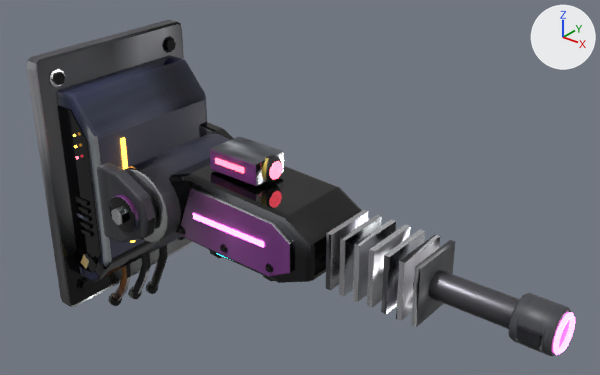
An edit to the glTF model assets/models/wall_gun.glb, drawn before and after from the same camera.
Rendered twice from a camera (50 mm lens) standing at (4.63, -3.6, 3.54) and looking at (1.64, 0.14, 1.22). Arrows for +X, +Y and +Z are at upper right; the lights stay in place. The picture after the commit comes second. Where no turn or scale is listed for an object, it has been applied to the vertices. Vertices at exactly the same position are counted once.

In view in the first picture: 'barrel_mesh', 'body', 'gun_body', 'sensor_pod'.
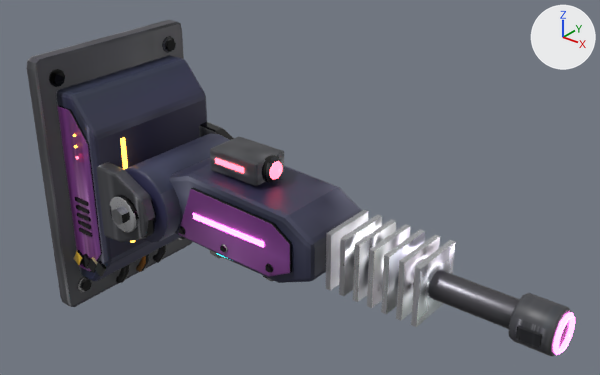
Where the newer file only moved an object's origin or applied its transform, the numbers keep the older frame.

Boxes (x1, y1, x2, y2) around the edits, measured in the pictures (600 x 375 px; the box of a moved part takes in the faces that stretch with it):
'body', reshaped, surface changed
    both: (27, 20, 234, 307)
part 1 of me_cube, moved or reshaped (not visible afterwards)
    before: (108, 293, 122, 306)
part 2 of me_cube, moved or reshaped (not visible afterwards)
    before: (128, 286, 142, 299)
part 3 of me_cube, moved or reshaped (not visible afterwards)
    before: (146, 281, 159, 294)
part 4 of me_cube, moved or reshaped
    before: (112, 245, 168, 302)
    after: (116, 245, 166, 283)
part 5 of me_cube, surface changed
    both: (27, 20, 234, 307)
part 6 of me_cube_025, surface changed (lighter)
    both: (326, 210, 573, 353)
part 7 of me_cylinder_016, surface changed
    both: (124, 133, 362, 283)
part 8 of me_cube_023, surface changed (darker)
    both: (210, 139, 284, 186)

The edits, one by one:
me_cube is used by ob_body; location (0.05, 0.0, 1.0).
me_cube had 1586 vertices, 3000 faces and spanned x -0.07..0.85, y -0.65..0.65, z -1.26..0.95.
me_cube now has 1586 vertices, 3000 faces and spans x -0.05..0.85, y -0.65..0.65, z -0.98..0.95.
me_cube part 1: the loose piece of 16 vertices spanning x -0.05..0.0, y -0.23..-0.13, z -1.18..-1.08 is moved by (0.0, 0.0, 0.19).
me_cube part 2: the loose piece of 16 vertices spanning x -0.05..0.0, y -0.03..0.07, z -1.22..-1.12 is moved by (0.0, 0.0, 0.26).
me_cube part 3: the loose piece of 16 vertices spanning x -0.05..0.0, y 0.15..0.25, z -1.26..-1.16 is moved by (0.0, 0.0, 0.33).
me_cube part 4: 72 of 1586 vertices moved; they spanned x -0.07..0.18, y -0.22..0.23, z -1.24..-0.83 and now span x -0.05..0.16, y -0.21..0.23, z -0.97..-0.79; mean shift (-0.01, 0.0, 0.15); largest move (-0.03, 0.18, -1.24) -> (-0.05, 0.19, -0.91).
me_cube part 5: texture (UV) coordinates of 2992 of 3000 faces, centred in x -0.06..0.85, y -0.65..0.65, z -1.26..0.95, changed; they spanned u 0.15..0.99, v 0.01..0.99 and now span u 0.02..0.99, v 0.01..0.99.
me_cube_025 has 380 vertices, 712 faces and spans x -0.32..1.39, y -0.19..0.19, z -0.19..0.19.
me_cube_025 is used by ob_barrel_mesh; location (2.12, 0.0, 1.0).
me_cube_025 part 6: texture (UV) coordinates of 632 of 712 faces, centred in x -0.32..1.38, y -0.19..0.19, z -0.19..0.19, changed; they spanned u 0.01..0.9, v 0.01..0.94 and now span u 0.01..0.9, v 0.01..0.96.
me_cylinder_016 has 700 vertices, 1308 faces and spans x -0.57..1.06, y -0.08..0.72, z -0.31..0.41.
me_cylinder_016 is used by ob_gun_body; location (1.0, -0.316, 0.88).
me_cylinder_016 part 7: texture (UV) coordinates of 1308 of 1308 faces, centred in x -0.57..1.06, y -0.08..0.72, z -0.31..0.4, changed; they spanned u 0.01..0.97, v 0.01..0.98 and now span u 0.1..0.97, v 0.01..0.97.
me_cube_023 has 202 vertices, 388 faces and spans x -0.2..0.264, y -0.151..0.14, z -0.091..0.089.
me_cube_023 is used by ob_sensor_pod; location (1.32, 0.0, 1.37).
me_cube_023 part 8: 356 kept faces spanning x -0.2..0.254, y -0.151..0.14, z -0.091..0.089 get new texture (UV) coordinates.
